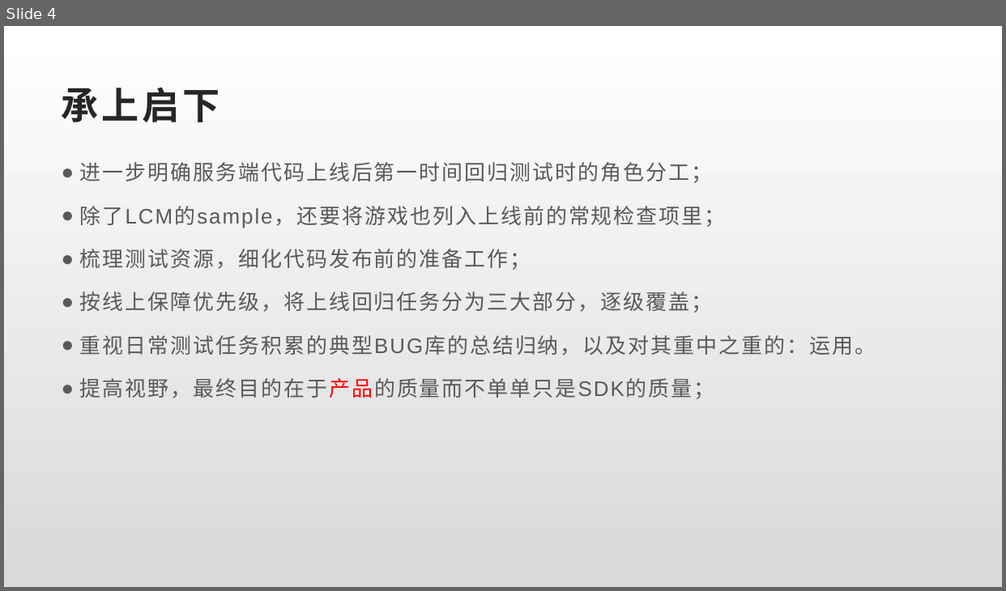
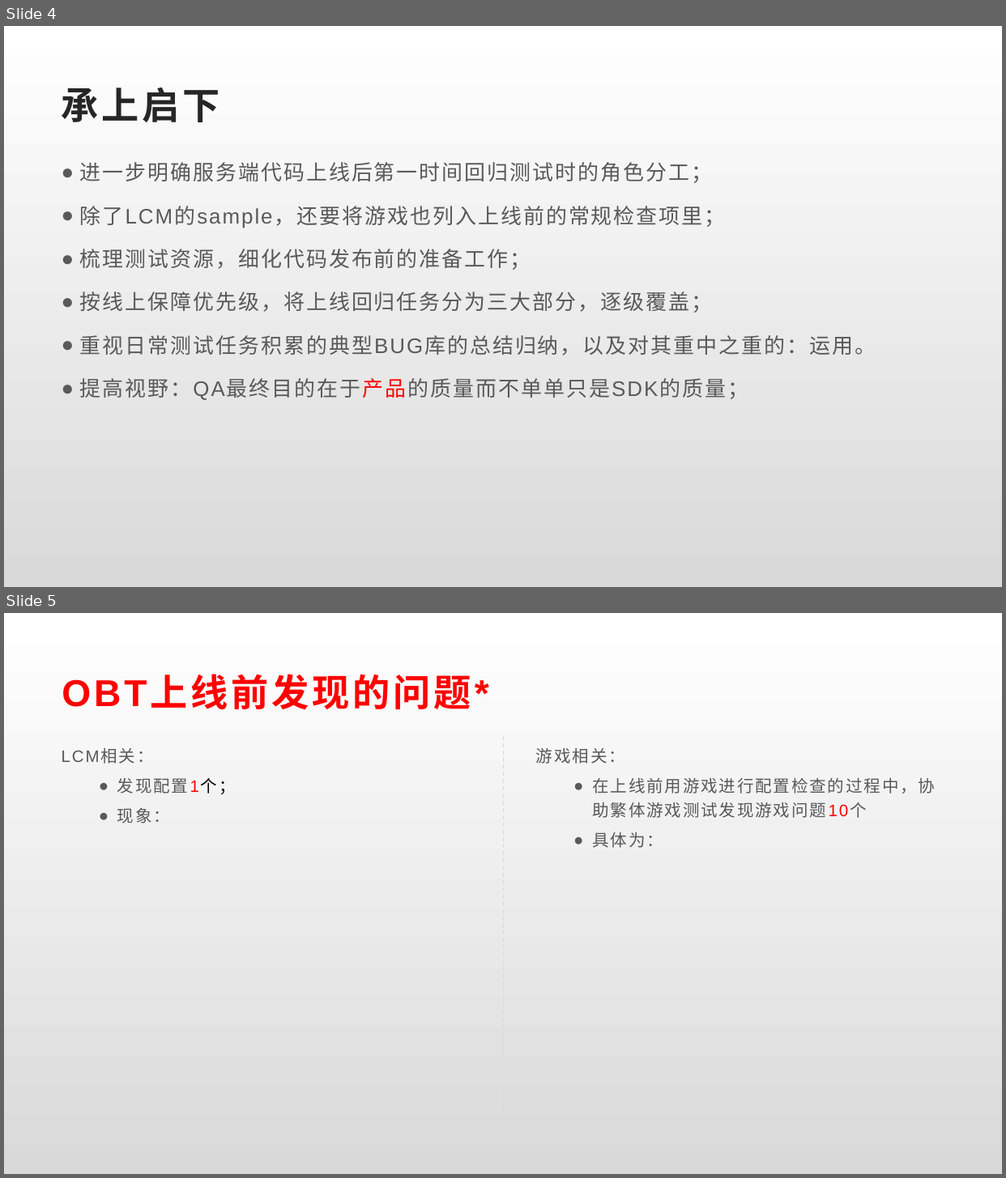
Before and after one commit to Rexixe1993/JavaScriptLesson, a slide deck: 全球版灌篮OBT复盘总结.pptx. Shown one above the other, each under a label of ours: slide 4 before the commit, slides 4 and 5 after it. The pictures are 1006x591 and 1006x1178 pixels, drawn with LibreOffice and Linux fonts; fonts in the diff are those of the drawing. Boxes give left, top, right and bottom in pixels: in the first picture for what was removed or moved away, otherwise in the second. Text is boxed around its words. In the diff, an @@ line names an element or a change of style, - is before the commit and + after.

```diff
--- a/全球版灌篮OBT复盘总结.pptx
+++ b/全球版灌篮OBT复盘总结.pptx
@@ slide 5 added at (x1=4, y1=613, x2=1002, y2=1174), background gradient #FFFFFF to #D9D9D9 @@
@@ title added at (x1=62, y1=677, x2=489, y2=709), 36 pt, text #FF0000, bold @@
+OBT上线前发现的问题*
@@ text added at (x1=62, y1=749, x2=236, y2=824), 16 pt, text #595959 @@
+LCM相关：
+  ● 发现配置1个；
+  ● 现象：
@@ line added from (503, 736) to (503, 1124), #D9D9D9 1 pt dashed @@
@@ text added at (x1=536, y1=748, x2=935, y2=848), 16 pt, text #595959 @@
+游戏相关：
+  ● 在上线前用游戏进行配置检查的过程中，协助繁体游戏测试发现游戏问题10个
+  ● 具体为：
@@ slide 4 changed as well @@
@@ text at (x1=80, y1=378, x2=749, y2=400): text changed @@
-● 提高视野，最终目的在于产品的质量而不单单只是SDK的质量；
+● 提高视野：QA最终目的在于产品的质量而不单单只是SDK的质量；
```
Also in this commit, not shown: 3 other slides changed, 4 other slides added, 7 other files.
